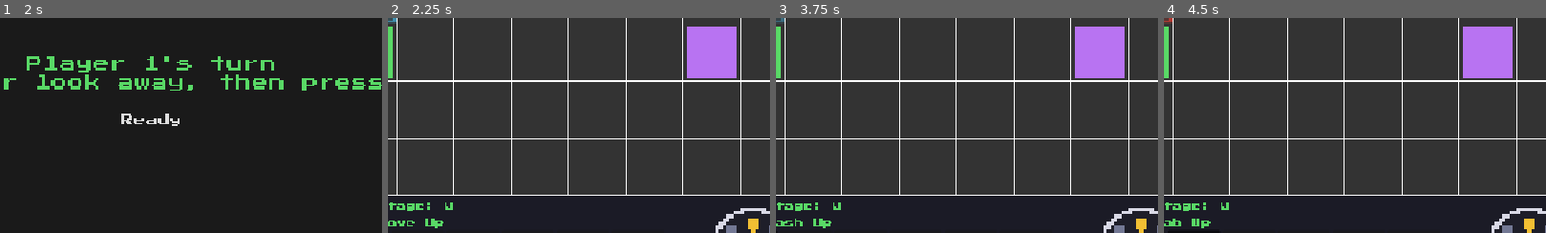
Above: before the commit, frames 1-4 (left to right).
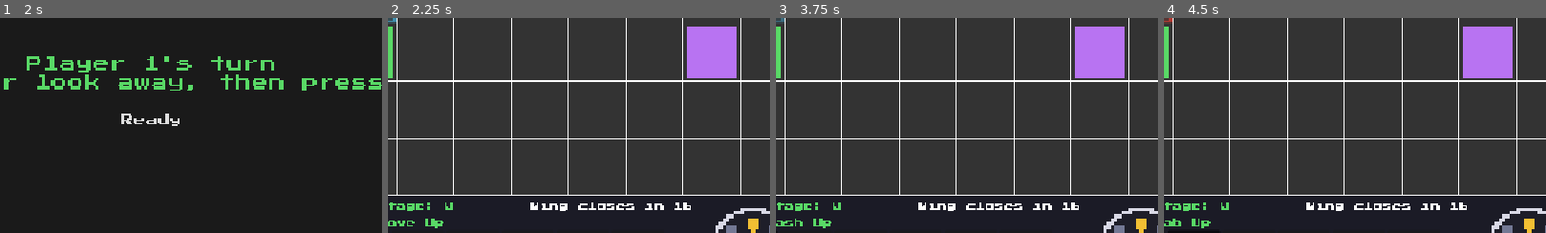
Above: after the commit, the same moments.

Repository: chunaa44/StrategyFighter
Game: Godot game, scene res://scenes/main.tscn
Two runs of this game, one before a commit and one after it. Both use one fixed random seed, a clock stepped at 60 frames per second and the inputs below.
Inputs (mouse positions are % of the whole screen's width and height, from its top left):
- Up to frame 1 (2 s): click "Confirm" at 0.5 s; click "Confirm" at 1.25 s
- Up to frame 2 (2.25 s): click "Ready" at 2 s
- Up to frame 3 (3.75 s): click (20, 87) at 2.75 s; click (27, 87) at 3.5 s
- Up to frame 4 (4.5 s): click (34, 87) at 4.25 s
The pictures show only the part of the screen within x 30-80%, y 32-82%; the shares and areas given below are measured in that part.

Frame 1 is identical in both runs. In frame 2, 0.7% of the frame differs, in the area x 37-80%, y 85-90%; in frame 3, 0.7%; in frame 4, 0.7%, in the area x 8-80%, y 85-97%.

Commit message:
Add a closing storm to matches.

Diff:
--- a/scenes/main.tscn
+++ b/scenes/main.tscn
@@ -6,6 +6,7 @@
 [ext_resource type="Script" uid="uid://b16gbhmaq0jk7" path="res://scripts/board.gd" id="3_jkv2x"]
 [ext_resource type="Script" uid="uid://cppwjj4kgs3xg" path="res://scripts/effects_layer.gd" id="3_jyhfs"]
 [ext_resource type="Script" uid="uid://bwq6ih3yot0c3" path="res://scripts/pick_screen.gd" id="3_tbgi4"]
+[ext_resource type="Script" uid="uid://bj4sl3efsyebl" path="res://scripts/storm.gd" id="4_jkv2x"]
 [ext_resource type="Texture2D" uid="uid://b8yb5wscbrvjr" path="res://assets/icons/move.png" id="5_eb6dy"]
 [ext_resource type="Texture2D" uid="uid://bnhv3brwwlrjc" path="res://assets/icons/dash.png" id="6_trceg"]
 [ext_resource type="Texture2D" uid="uid://bwma6slkgb78p" path="res://assets/icons/jab.png" id="7_a8y0u"]
@@ -73,8 +74,18 @@
 offset_bottom = 376.0
 horizontal_alignment = 2
 
+[node name="StormLabel" type="Label" parent="Hud" unique_id=123740342]
+offset_left = 608.0
+offset_top = 538.0
+offset_right = 896.0
+offset_bottom = 554.0
+horizontal_alignment = 2
+
 [node name="Board" type="Node2D" parent="." unique_id=71445855]
 script = ExtResource("3_jkv2x")
+
+[node name="Storm" type="Node2D" parent="." unique_id=11982562]
+script = ExtResource("4_jkv2x")
 
 [node name="Fighter1" parent="." unique_id=237043879 instance=ExtResource("2_jyhfs")]
 
--- a/scripts/hud.gd
+++ b/scripts/hud.gd
@@ -9,6 +9,7 @@
 @onready var advantage_label = $AdvantageLabel
 @onready var result_label = $ResultLabel
 @onready var restart_button = $RestartButton
+@onready var storm_label = $StormLabel
 
 
 func _ready():
@@ -30,6 +31,13 @@
 	p2_hp_label.text = "P2 HP: " + str(fighter2.hp)
 	p1_status_label.text = status_text("P1", fighter1)
 	p2_status_label.text = status_text("P2", fighter2)
+
+
+func refresh_storm(storm):
+	var text = "Final ring"
+	if not storm.is_final_stage():
+		text = "Ring closes in " + str(storm.ticks_until_close())
+	storm_label.text = text
 
 
 # a dash or lunge in startup shows no numbers, the length would reveal which of the two it is
--- a/scripts/main.gd
+++ b/scripts/main.gd
@@ -7,6 +7,7 @@
 const START_TILE_2 = Vector2i(7, 2)
 
 @onready var board = $Board
+@onready var storm = $Storm
 @onready var fighter1 = $Fighter1
 @onready var fighter2 = $Fighter2
 @onready var effects = $Effects
@@ -29,6 +30,7 @@
 func reset_match():
 	fighter1.reset(START_TILE_1)
 	fighter2.reset(START_TILE_2)
+	storm.reset()
 	effects.clear()
 	hud.clear_advantage()
 	hud.clear_result()
@@ -48,6 +50,7 @@
 func refresh_view():
 	update_fighter_positions()
 	hud.refresh(fighter1, fighter2)
+	hud.refresh_storm(storm)
 	fighter1.update_color()
 	fighter2.update_color()
 
@@ -114,12 +117,15 @@
 		ask_for_picks()
 
 
+# the storm closes first, so moving out on the closing tick still avoids its damage
 func resolve_tick():
+	storm.advance()
 	fighter1.start_tick()
 	fighter2.start_tick()
 
 	resolve_moves()
 	resolve_hits()
+	resolve_storm()
 
 	advance_action(fighter1)
 	advance_action(fighter2)
@@ -230,12 +236,14 @@
 	return "hit"
 
 
+func take_damage(victim, amount):
+	victim.hp = maxi(victim.hp - amount, 0)
+
+
 func apply_hit(victim, action_name):
 	var data = Actions.DATA[action_name]
 
-	victim.hp -= data["damage"]
-	if victim.hp < 0:
-		victim.hp = 0
+	take_damage(victim, data["damage"])
 	victim.hitstun_ticks = data["hitstun"]
 	victim.clear_action()
 
@@ -264,3 +272,9 @@
 		apply_hit(fighter2, action1)
 	if result2 == "hit":
 		apply_hit(fighter1, action2)
+
+
+# storm damage ignores block and does not stun or interrupt
+func resolve_storm():
+	for fighter in [fighter1, fighter2]:
+		take_damage(fighter, storm.damage_at(fighter.grid_position))
--- /dev/null
+++ b/scripts/storm.gd
@@ -0,0 +1,74 @@
+extends Node2D
+
+# each stage starts on its tick: tiles outside the centred safe area turn into storm
+# damage is taken on every tick that ends on a storm tile
+const STAGES = [
+	{"tick": 0, "size": Vector2i(9, 5), "damage": 0},
+	{"tick": 16, "size": Vector2i(7, 3), "damage": 2},
+	{"tick": 28, "size": Vector2i(5, 3), "damage": 3},
+	{"tick": 40, "size": Vector2i(3, 3), "damage": 5},
+	{"tick": 54, "size": Vector2i(1, 1), "damage": 8},
+]
+
+# same red and strength as an attacked tile
+const STORM_COLOR = Color(1.0, 0.25, 0.2)
+const STORM_FILL = 0.3
+
+# ticks played since the match began
+var match_tick = 0
+
+@onready var board = $"../Board"
+
+
+func reset():
+	match_tick = 0
+	queue_redraw()
+
+
+func advance():
+	match_tick += 1
+	queue_redraw()
+
+
+func stage_index():
+	var index = 0
+	for i in range(STAGES.size()):
+		if match_tick >= STAGES[i]["tick"]:
+			index = i
+	return index
+
+
+func is_final_stage():
+	return stage_index() == STAGES.size() - 1
+
+
+# only valid before the final stage
+func ticks_until_close():
+	return STAGES[stage_index() + 1]["tick"] - match_tick
+
+
+func current_damage():
+	return STAGES[stage_index()]["damage"]
+
+
+# safe area of a stage in tile coordinates
+func safe_rect(index):
+	var size = STAGES[index]["size"]
+	var start = (Vector2i(board.WIDTH, board.HEIGHT) - size) / 2
+	return Rect2i(start, size)
+
+
+func damage_at(tile):
+	if safe_rect(stage_index()).has_point(tile):
+		return 0
+	return current_damage()
+
+
+func _draw():
+	var safe = safe_rect(stage_index())
+	for x in range(board.WIDTH):
+		for y in range(board.HEIGHT):
+			var tile = Vector2i(x, y)
+			if not safe.has_point(tile):
+				var tile_size = Vector2(board.TILE_SIZE, board.TILE_SIZE)
+				draw_rect(Rect2(board.tile_to_pixel(tile), tile_size), Color(STORM_COLOR, STORM_FILL), true)
Not shown, added: scripts/storm.gd.uid
